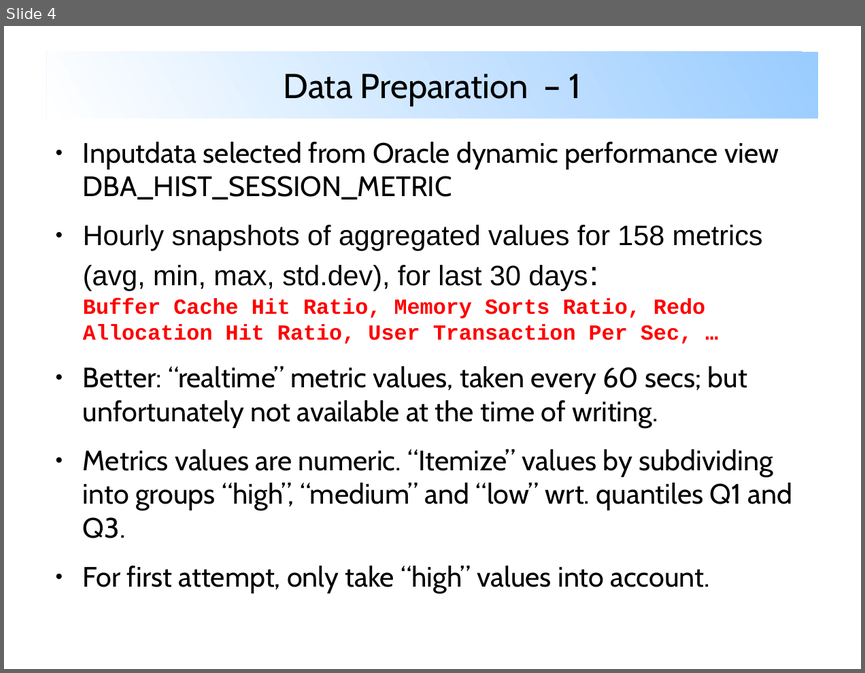
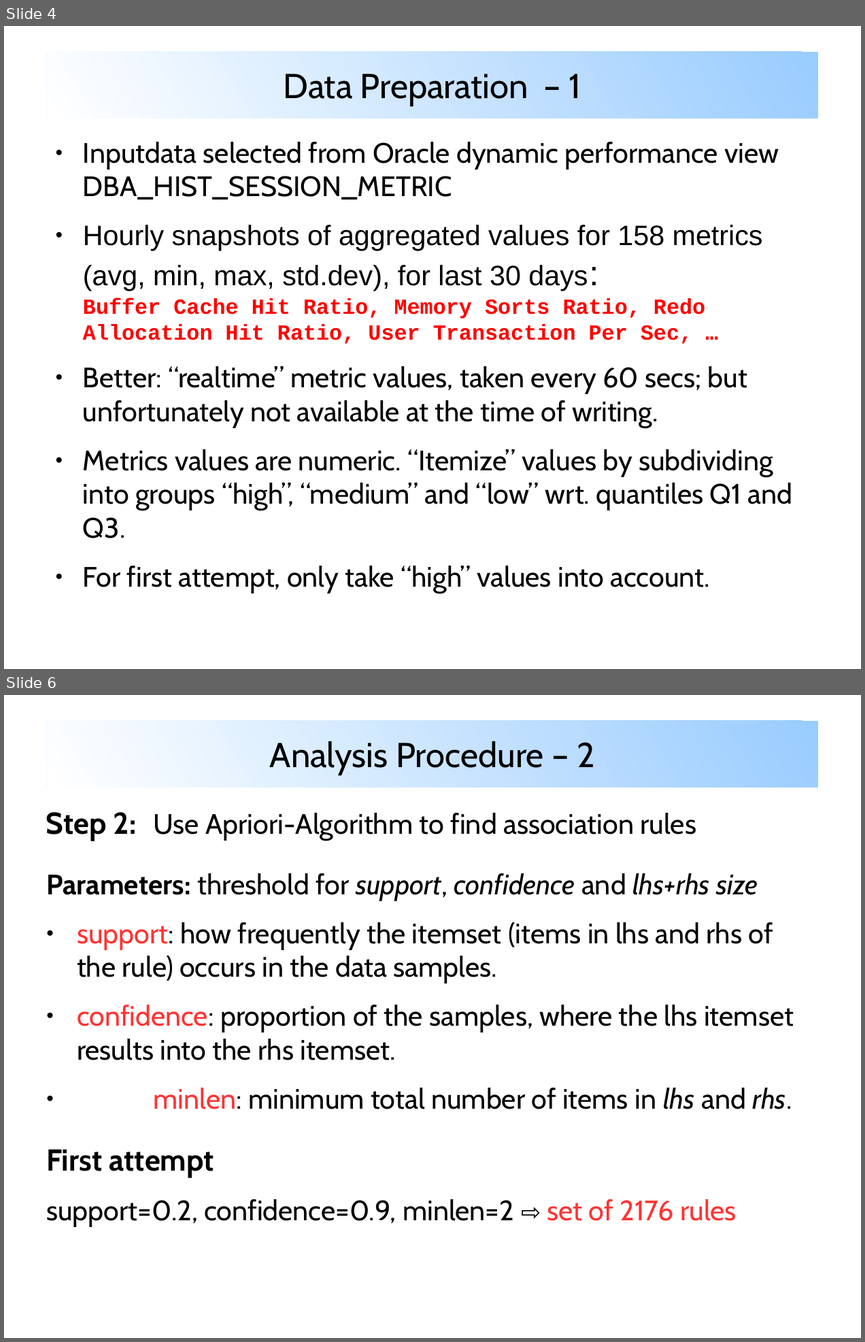
Before and after one commit to mbassi1364/CAS-Applied-Data-Science, a slide deck: Machine-Learning-Project/project.1/metriken.2020-03-14/analysis/prod.dba_hist_sysmetric_summary.2020-02-12-bis-2020-03-14/Report/bassi_oracle_metrics_association_mining.odp. Shown one above the other, each under a label of ours: slide 4 before the commit, slides 4 and 6 after it; the slides between them are not shown. The pictures are 865x673 and 865x1342 pixels, drawn with LibreOffice and Linux fonts; fonts in the diff are those of the drawing. Boxes give left, top, right and bottom in pixels: in the first picture for what was removed or moved away, otherwise in the second. Text is boxed around its words. In the diff, an @@ line names an element or a change of style, - is before the commit and + after.

```diff
--- a/Machine-Learning-Project/project.1/metriken.2020-03-14/analysis/prod.dba_hist_sysmetric_summary.2020-02-12-bis-2020-03-14/Report/bassi_oracle_metrics_association_mining.odp
+++ b/Machine-Learning-Project/project.1/metriken.2020-03-14/analysis/prod.dba_hist_sysmetric_summary.2020-02-12-bis-2020-03-14/Report/bassi_oracle_metrics_association_mining.odp
@@ slide 6 added at <box>4,695,861,1338</box>, background #FFFFFF @@
@@ title added at <box>47,721,818,787</box>, fill gradient #99CCFF to #FFFFFF, 32 pt, text #000000 @@
+Analysis Procedure – 2
@@ text added at <box>46,812,697,841</box>, 26 pt, text #000000 @@
+Step 2: Use Apriori-Algorithm to find association rules
@@ text added at <box>46,873,793,1109</box>, 26 pt, text #000000 @@
+Parameters: threshold for support, confidence and lhs+rhs size
+● support: how frequently the itemset (items in lhs and rhs of the rule) occurs in the data samples.
+● confidence: proportion of the samples, where the lhs itemset results into the rhs itemset.
+● minlen: minimum total number of items in lhs and rhs.
@@ text added at <box>46,1149,736,1226</box>, 26 pt, text #000000 @@
+First attempt
+support=0.2, confidence=0.9, minlen=2 ⇨ set of 2176 rules
```
Also in this commit, not shown: 2 slides changed, 2 other slides added.
